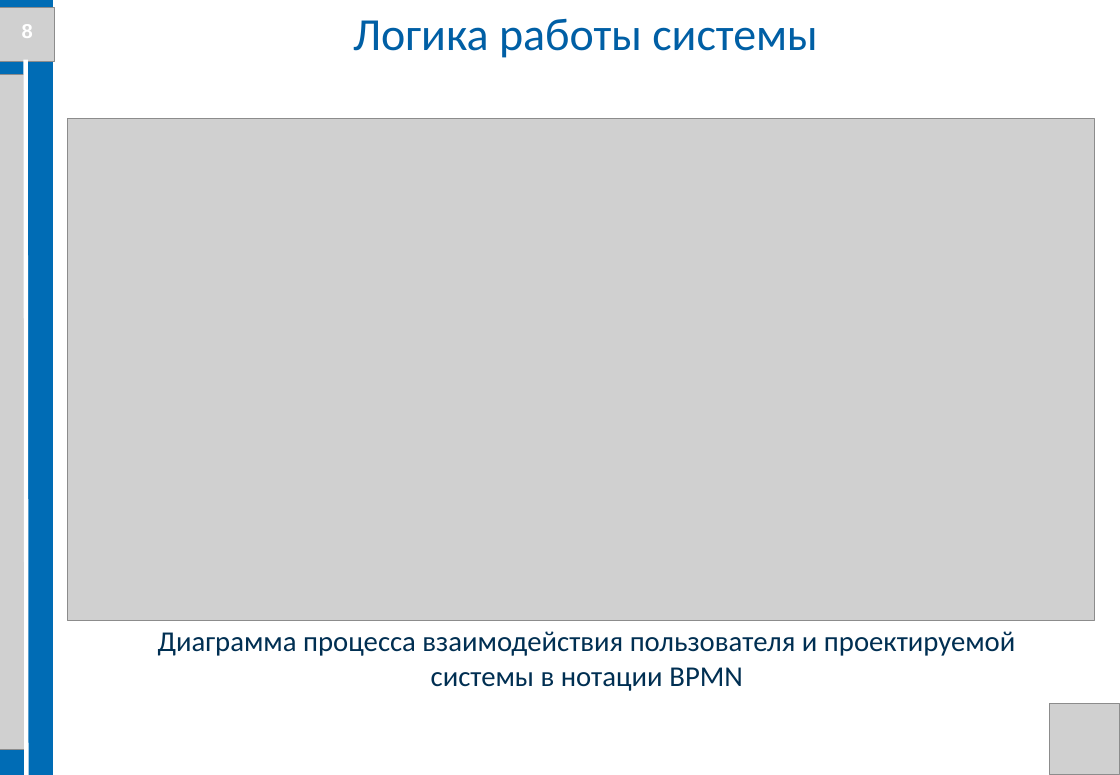
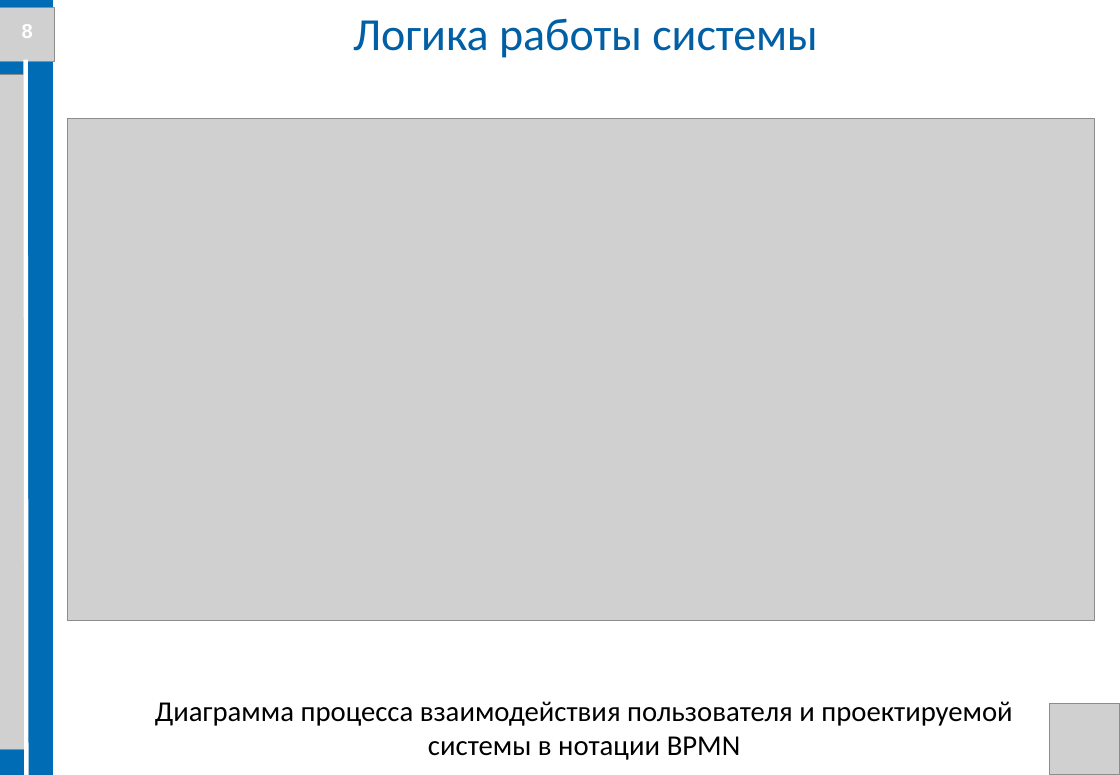
Before and after one commit to Evgenij1234/Diplom-work, a slide deck: slide 8 of Documents/Презентация ВКР Семенов Е.А. БПЦ 21-01.pptx. Drawn at 1120x775 pixels with LibreOffice and Linux fonts; fonts in the diff are those of the drawing; grey boxes stand for pictures; background and template pictures are left out. Boxes give left, top, right and bottom in pixels: in the first picture for what was removed or moved away, otherwise in the second. Text is boxed around its words. In the diff, an @@ line names an element or a change of style, - is before the commit and + after.

```diff
--- a/Documents/Презентация ВКР Семенов Е.А. БПЦ 21-01.pptx
+++ b/Documents/Презентация ВКР Семенов Е.А. БПЦ 21-01.pptx
@@ text "Диаграмма процесса взаимодействия пользователя и ...": place and size @@
-text "Диаграмма процесса взаимодействия пользователя и ..." at (158, 631, 1015, 691)
+text "Диаграмма процесса взаимодействия пользователя и ..." at (155, 701, 1012, 760)
@@ text "Диаграмма процесса взаимодействия пользователя и ..." at (155, 701, 1012, 760): text colour #003052 to #000000 @@
```
Also in this commit, not shown: 19 other slides changed, 40 other files.
